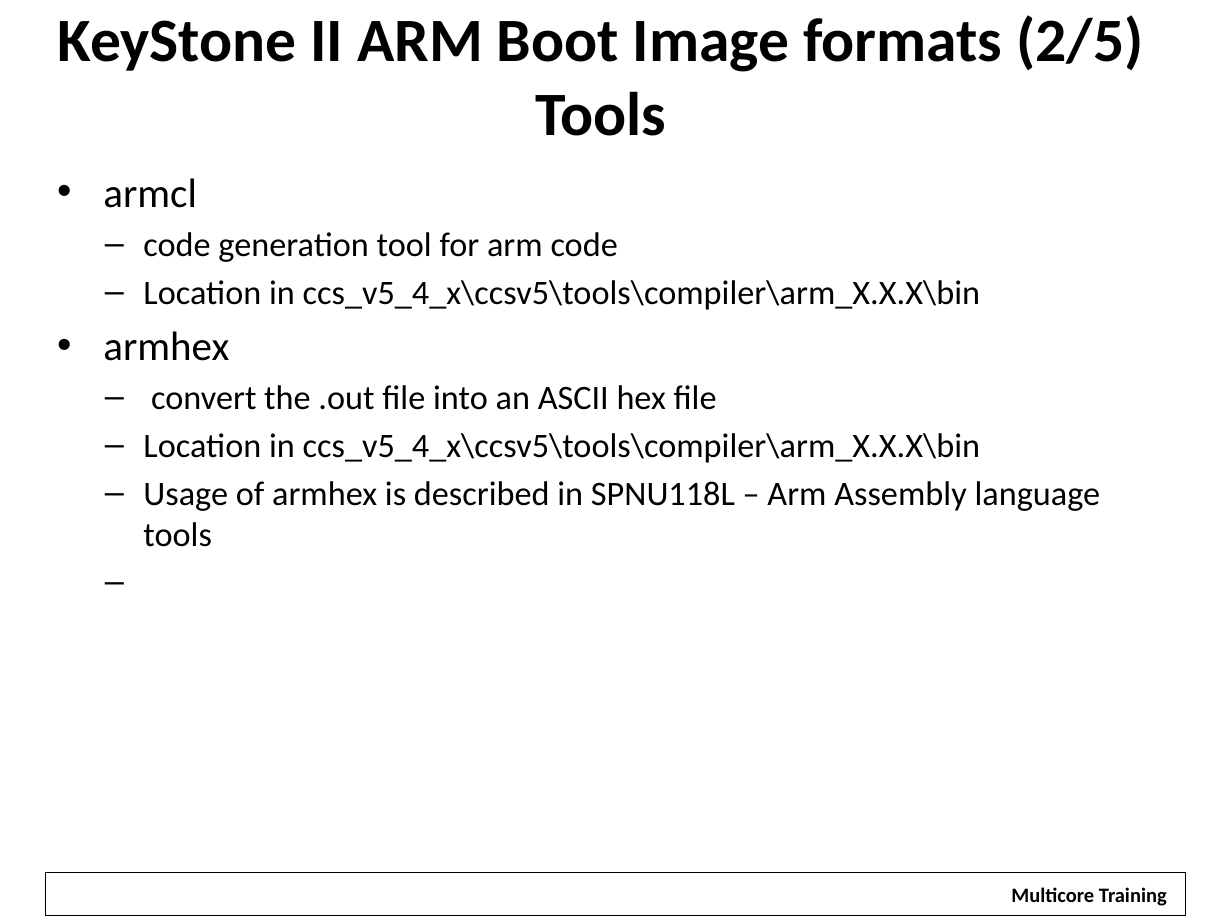
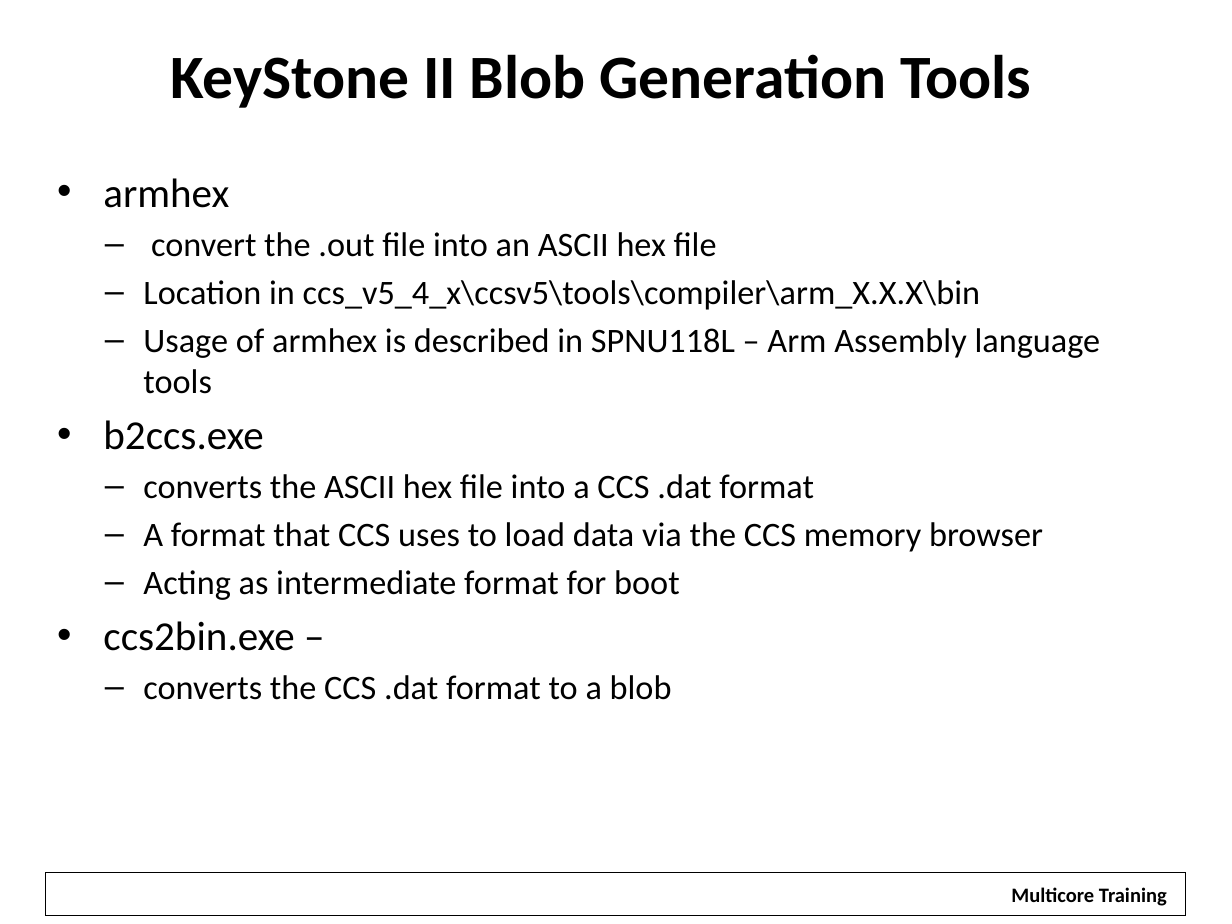
Before and after one commit to hari1989/keystone-workshop, a slide deck: slide 34 of preliminary/Working/presentations/KeyStone_2_ Bootloader_v2.pptx. Drawn at 1232x924 pixels with LibreOffice and Linux fonts; fonts in the diff are those of the drawing; background and template pictures are left out. Boxes give left, top, right and bottom in pixels: in the first picture for what was removed or moved away, otherwise in the second. Text is boxed around its words. In the diff, an @@ line names an element or a change of style, - is before the commit and + after.

Commit message:
Adding backup slides and modified the tool section

```diff
--- a/preliminary/Working/presentations/KeyStone_2_ Bootloader_v2.pptx
+++ b/preliminary/Working/presentations/KeyStone_2_ Bootloader_v2.pptx
@@ title at box(170, 54, 1031, 108): text changed @@
-KeyStone II ARM Boot Image formats (2/5)
-Tools
+KeyStone II Blob Generation Tools
@@ text at box(103, 178, 980, 310): paragraphs removed @@
-• armcl
-  – code generation tool for arm code
-  – Location in ccs_v5_4_x\ccsv5\tools\compiler\arm_X.X.X\bin
@@ text at box(103, 420, 1043, 700): paragraphs added @@
+• b2ccs.exe
+  – converts the ASCII hex file into a CCS .dat format
+  – A format that CCS uses to load data via the CCS memory browser
+  – Acting as intermediate format for boot
+• ccs2bin.exe –
+  – converts the CCS .dat format to a blob
```
Also in this commit, not shown: 11 other slides changed, 8 slides added, 2 slides removed.
